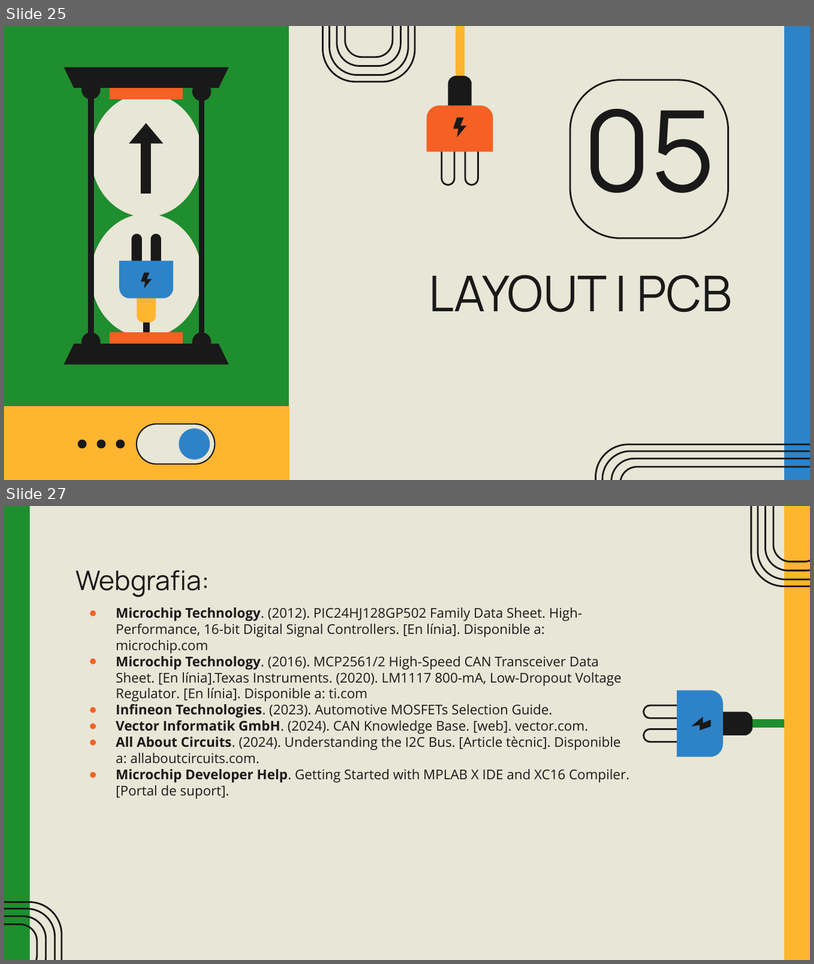
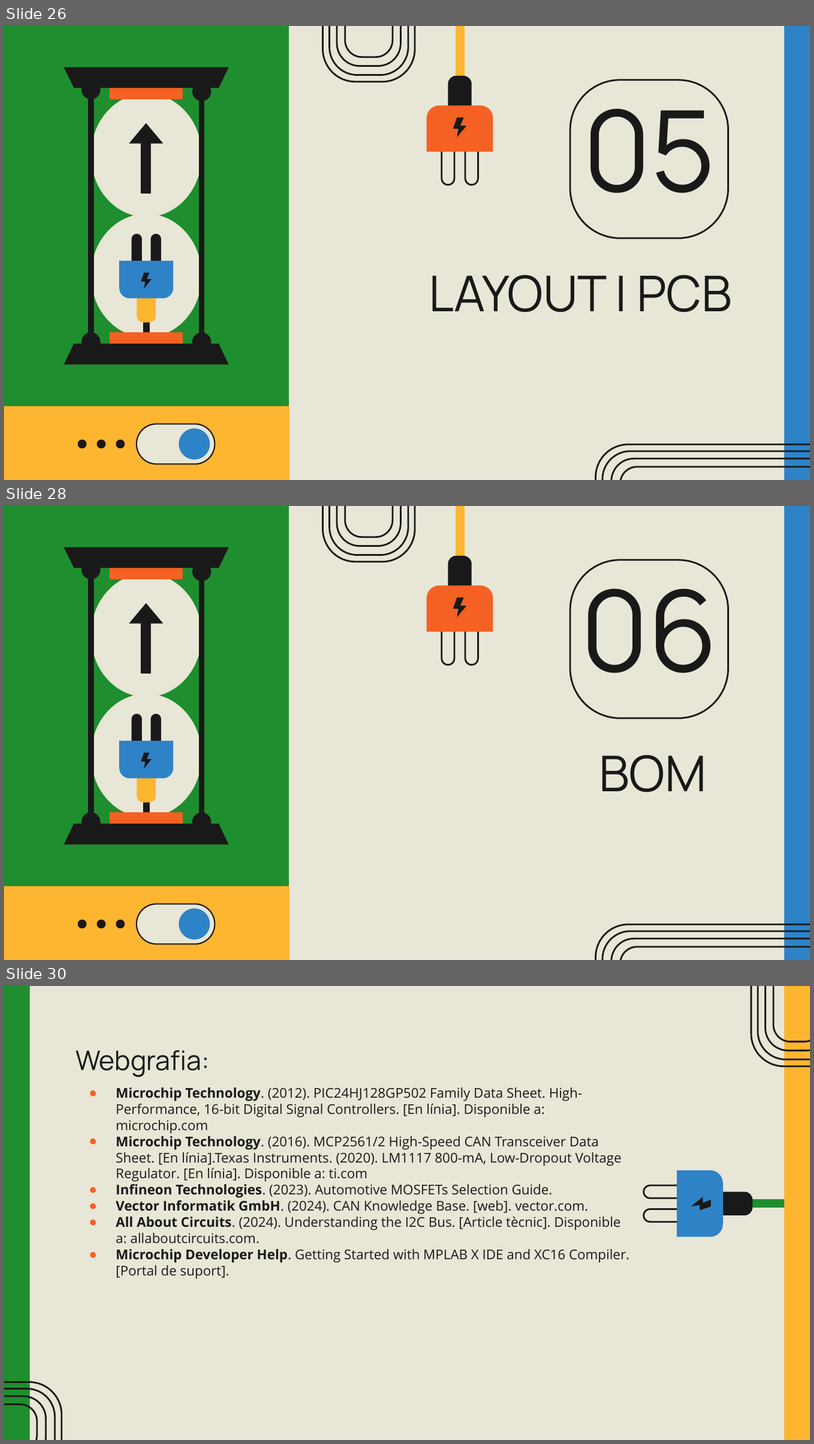
Before and after one commit to EDD2526/edd-project-grup-dijous-dj_d_seients, a slide deck: EINES DE DISSENY – PROJECTE V.5.pptx. Shown one above the other, each under a label of ours: slides 25 and 27 before the commit, slides 26, 28 and 30 after it; the slides between them are not shown. The pictures are 814x964 and 814x1444 pixels, drawn with LibreOffice and Linux fonts; fonts in the diff are those of the drawing. Boxes give left, top, right and bottom in pixels: in the first picture for what was removed or moved away, otherwise in the second. Text is boxed around its words. In the diff, an @@ line names an element or a change of style, - is before the commit and + after.

```diff
--- a/EINES DE DISSENY – PROJECTE V.5.pptx
+++ b/EINES DE DISSENY – PROJECTE V.5.pptx
@@ slide 28 added at bbox=[4, 506, 810, 960], background #E8E6D6; not listed: 9 template elements that a slide beside it also shows @@
@@ rectangle added at bbox=[4, 506, 288, 886], fill #1F8E2E, outline #1F8E2E 0.75 pt @@
@@ rounded rectangle added at bbox=[570, 560, 728, 718], outline #191919 1.5 pt @@
@@ title added at bbox=[581, 567, 719, 700], 100 pt, text #191919 @@
+06
@@ group added at bbox=[63, 547, 229, 844]: 19 freeform shapes @@
@@ group added at bbox=[426, 506, 492, 665]: 6 freeform shapes @@
@@ title added at bbox=[599, 754, 707, 792], 44 pt, text #191919 @@
+BOM
@@ rectangle added at bbox=[4, 886, 288, 960], fill #FEB530, outline #FEB530 0.75 pt @@
@@ group added at bbox=[78, 904, 215, 944]: 5 freeform shapes @@
@@ what was slide 25 is now slide 26 @@
@@ what was slide 27 is now slide 30 @@
```
Also in this commit, not shown: 4 slides changed, 2 other slides added, 1 slide removed, 1 other file.
